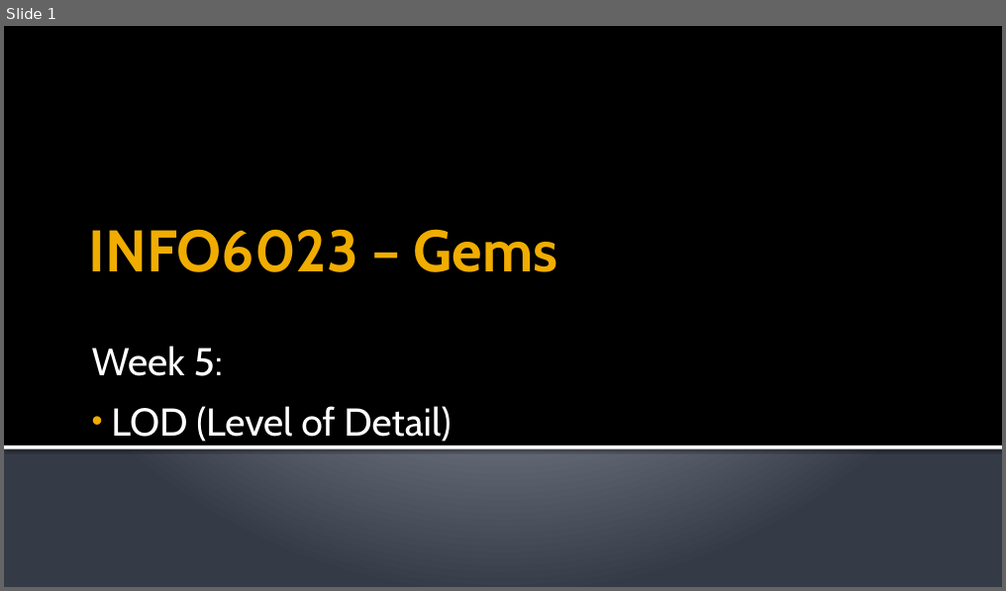
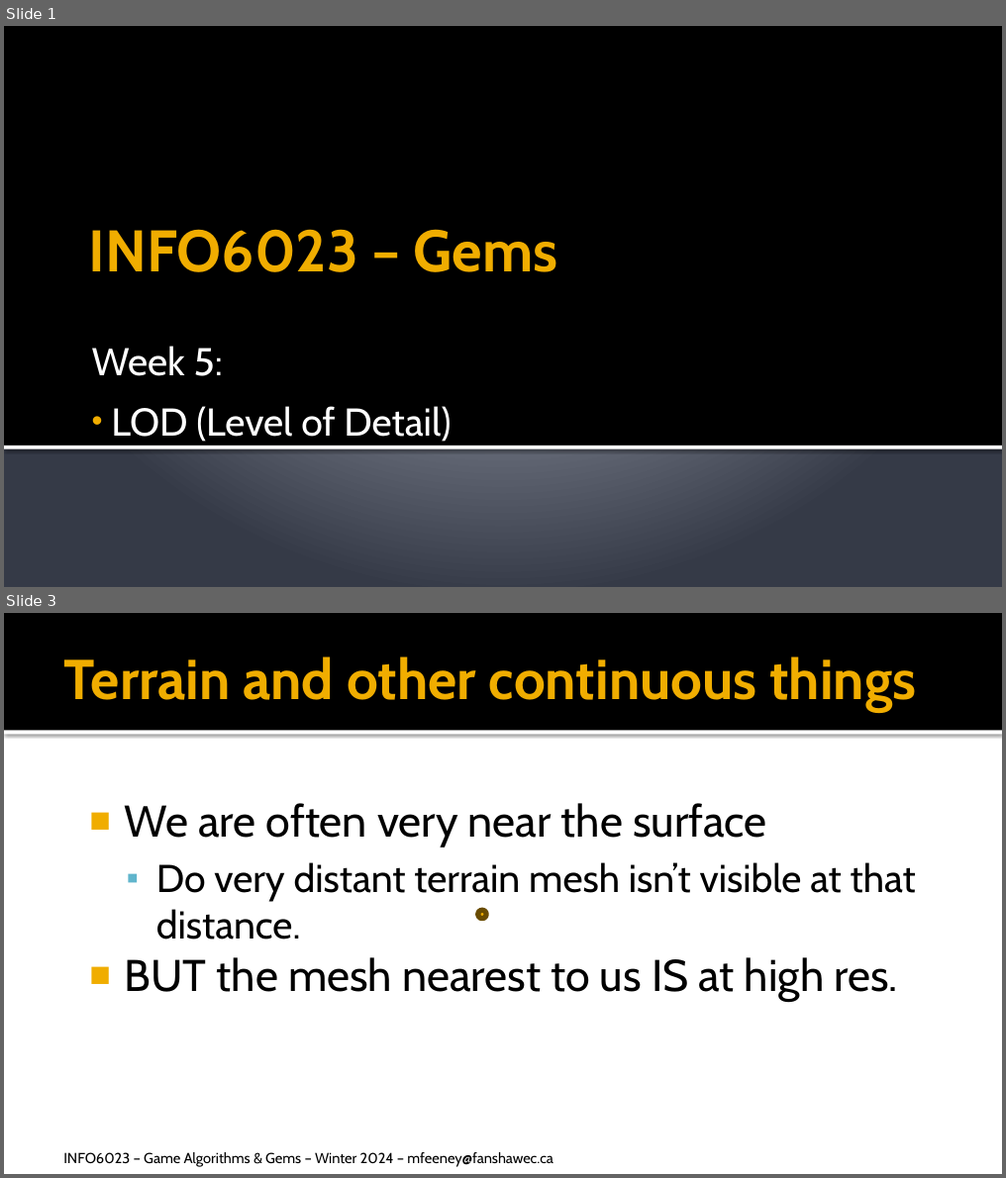
Before and after one commit to FeeneyCodes/GDP202324, a slide deck: 6023_Gems/D2D/W06_LOD_1/6023_W06_LOD_part_1.pptx. Shown one above the other, each under a label of ours: slide 1 before the commit, slides 1 and 3 after it; the slides between them are not shown. The pictures are 1006x591 and 1006x1178 pixels, drawn with LibreOffice and Linux fonts; fonts in the diff are those of the drawing. Boxes give left, top, right and bottom in pixels: in the first picture for what was removed or moved away, otherwise in the second. Text is boxed around its words. In the diff, an @@ line names an element or a change of style, - is before the commit and + after.

```diff
--- a/6023_Gems/D2D/W06_LOD_1/6023_W06_LOD_part_1.pptx
+++ b/6023_Gems/D2D/W06_LOD_1/6023_W06_LOD_part_1.pptx
@@ slide 3 added at [4,613,1002,1174], background #FFFFFF @@
@@ rectangle added at [4,613,1002,731], fill #000000 @@
@@ title added at [63,657,916,712], 40.5 pt, text #F0AD00, bold @@
+Terrain and other continuous things
@@ rectangle added at [4,731,1002,735], fill #FFFFFF @@
@@ text added at [125,803,916,1001], 32 pt, text #000000 @@
+■ We are often very near the surface
+  ▪ Do very distant terrain mesh isn’t visible at that distance.
+■ BUT the mesh nearest to us IS at high res.
@@ ellipse added at [478,910,486,918], fill #F0AD00, outline #694C00 3.78 pt @@
@@ text added at [63,1153,553,1167], 10.5 pt, text #000000 @@
+INFO6023 – Game Algorithms & Gems – Winter 2024 – mfeeney@fanshawec.ca
```
Also in this commit, not shown: 4 other slides added, 1 slide removed, 11 other files.
